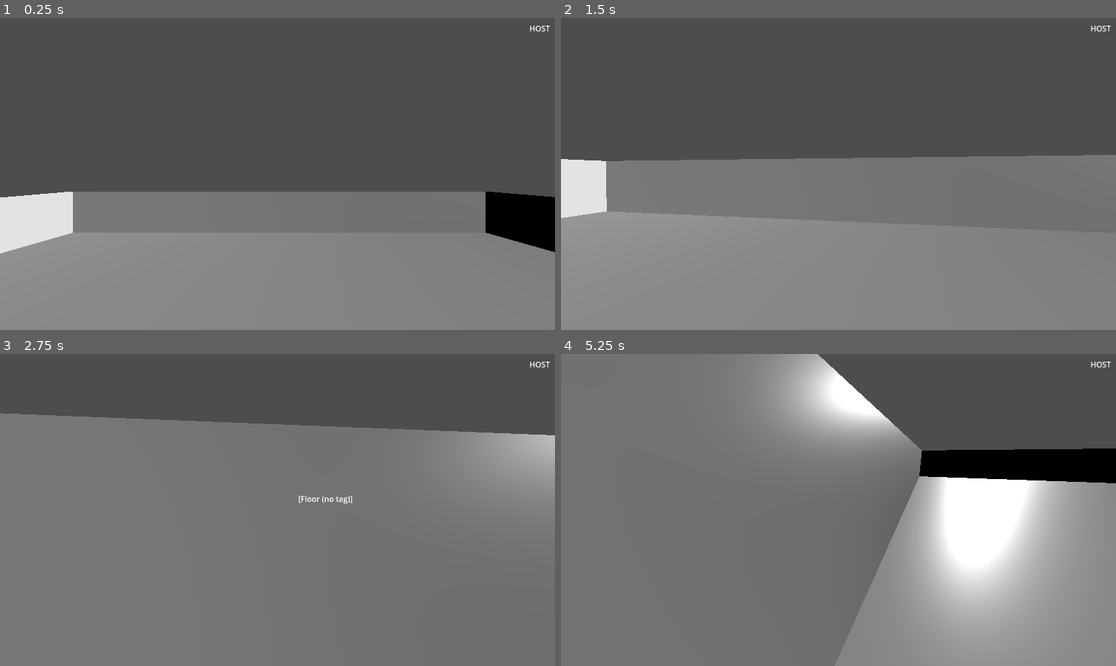
Above: before the commit, frames 1-4 (two rows, left to right).
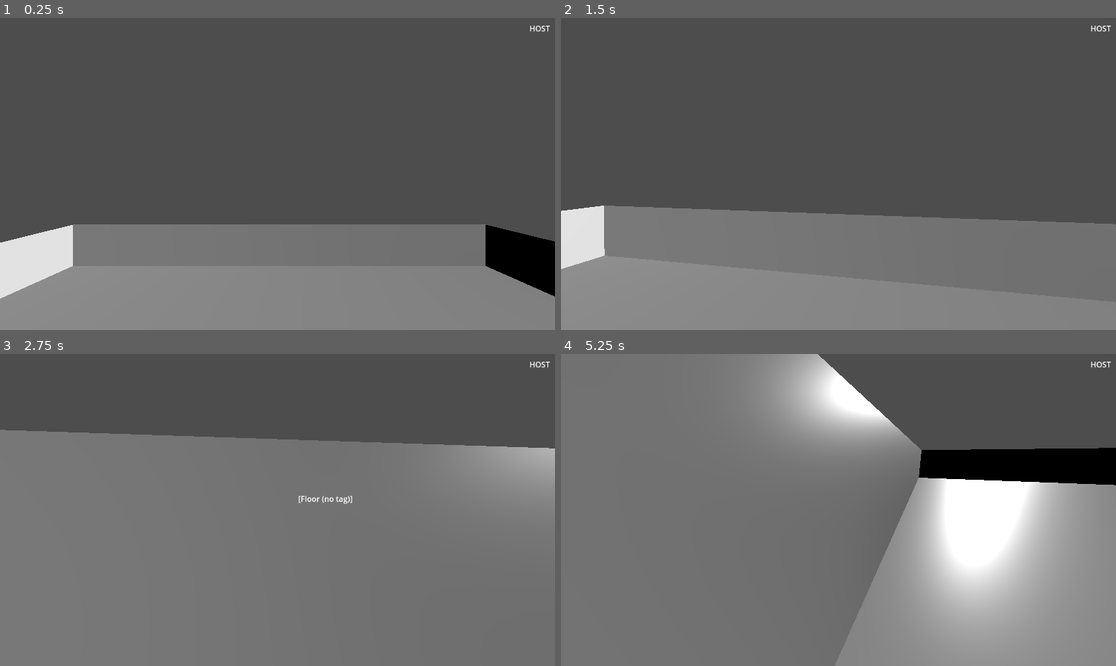
Above: after the commit, the same moments.

Repository: gonkhub/Crater
Game: Godot game, scene res://world.tscn
Two runs of this game, one before a commit and one after it. Both use one fixed random seed, a clock stepped at 60 frames per second and the inputs below. This scene is started directly instead of the project's main scene.
Inputs (mouse positions are in pixels of both pictures, inside the frame that each line leads up to):
- Up to frame 1 (0.25 s): no input
- Up to frame 2 (1.5 s): tap Enter at 0.5 s; move the mouse to (866, 174) at 0.52 s; hold Shift (slide) 0.53-1.28 s; hold W (up) from 0.53 s (still down); click (866, 174) at 0.67 s; tap Space (jump) at 0.77 s; move the mouse to (810, 174) at 1.27 s; tap Shift (slide) at 1.35 s; click (810, 174) at 1.42 s
- Up to frame 3 (2.75 s): keep holding W (up); tap Space (jump) at 1.52 s; move the mouse to (288, 503) at 2.02 s; hold Shift (slide) from 2.03 s (still down); tap Tab at 2.1 s; click (288, 503) at 2.17 s
- Up to frame 4 (5.25 s): move the mouse to (810, 572) at 2.77 s; release Shift (slide) at 2.78 s; tap Shift (slide) at 2.85, 4.55 s; click (810, 572) at 2.92 s; tap Space (jump) at 3.02, 3.77, 4.52 s; move the mouse to (1005, 556) at 3.52 s; release W (up) at 3.53 s; hold Shift (slide) 3.53-4.28 s; hold A (left) 3.53-5.03 s; click (1005, 556) at 3.67 s; move the mouse to (672, 463) at 4.27 s; tap Tab at 4.35 s; click (672, 463) at 4.42 s; move the mouse to (844, 510) at 5.02 s; hold W (up) from 5.03 s (still down); hold Shift (slide) from 5.03 s (still down); click (844, 510) at 5.17 s

The runs differ from the first frame. In frame 1, 14% of the frame differs, in the area x 0-100%, y 55-90%; in frame 2, 20%, in the area x 0-100%, y 43-81%; in frame 3, 4.7%; in frame 4, 0.2%.
Error after the commit: Parse Error: Static function "region_get_navigation_mesh()" not found in base "GDScriptNativeClass". (res://Objects/mushroom.gd:51)

Commit message:
Add holdable mushroom NPC that seeks the highest navmesh point
Mushroom is a CharacterBody3D with NavigationAgent3D. On ready it scans
all navmesh region vertices to find the world-highest walkable point and
pathfinds there, staying put once it arrives. If picked up and put down
elsewhere it automatically re-pathfinds.

Extends player.gd to hold CharacterBody3D objects (not just RigidBody3D):
takes/releases by toggling set_physics_process, with authority-aware
multiplayer sync so only the host re-enables NPC physics on release.

Co-Authored-By: Claude Sonnet 4.6 <noreply@anthropic.com>

Diff:
--- /dev/null
+++ b/Objects/mushroom.gd
@@ -0,0 +1,65 @@
+extends CharacterBody3D
+
+const SPEED = 2.0
+const GRAVITY_SCALE = 2.5
+
+@onready var nav_agent: NavigationAgent3D = $NavigationAgent3D
+
+var _target: Vector3
+var _has_target: bool = false
+
+func _ready():
+	if not is_multiplayer_authority():
+		set_physics_process(false)
+		return
+	await get_tree().physics_frame
+	var highest = _find_highest_nav_point()
+	if highest != Vector3.ZERO:
+		_target = highest
+		_has_target = true
+
+func _physics_process(delta):
+	var gravity = get_gravity() * GRAVITY_SCALE
+	if not is_on_floor():
+		velocity += gravity * delta
+
+	if _has_target:
+		nav_agent.set_target_position(_target)
+		if not nav_agent.is_navigation_finished():
+			var next_pos = nav_agent.get_next_path_position()
+			var dir = (next_pos - global_position).normalized()
+			velocity.x = dir.x * SPEED
+			velocity.z = dir.z * SPEED
+		else:
+			velocity.x = move_toward(velocity.x, 0, SPEED)
+			velocity.z = move_toward(velocity.z, 0, SPEED)
+	else:
+		velocity.x = move_toward(velocity.x, 0, SPEED)
+		velocity.z = move_toward(velocity.z, 0, SPEED)
+
+	move_and_slide()
+
+	if multiplayer.has_multiplayer_peer():
+		_sync_state.rpc(global_position, rotation.y)
+
+func _find_highest_nav_point() -> Vector3:
+	var map = get_world_3d().navigation_map
+	var regions = NavigationServer3D.map_get_regions(map)
+	var best: Vector3
+	var found := false
+	for region in regions:
+		var mesh = NavigationServer3D.region_get_navigation_mesh(region)
+		if mesh == null:
+			continue
+		var xform = NavigationServer3D.region_get_transform(region)
+		for v in mesh.get_vertices():
+			var world_v: Vector3 = xform * v
+			if not found or world_v.y > best.y:
+				best = world_v
+				found = true
+	return best if found else Vector3.ZERO
+
+@rpc("authority", "unreliable_ordered")
+func _sync_state(pos: Vector3, body_y: float):
+	global_position = pos
+	rotation.y = body_y
--- /dev/null
+++ b/Objects/mushroom.tscn
@@ -0,0 +1,50 @@
+[gd_scene load_steps=9 format=4 uid="uid://mush001scn01"]
+
+[ext_resource type="Script" path="res://Objects/mushroom.gd" id="1_mush0"]
+[ext_resource type="Script" path="res://interactable.gd" id="2_inter0"]
+[ext_resource type="Script" path="res://holdable.gd" id="3_hold0"]
+
+[sub_resource type="StandardMaterial3D" id="SM_stalk"]
+albedo_color = Color(0.82, 0.72, 0.54, 1)
+
+[sub_resource type="StandardMaterial3D" id="SM_cap"]
+albedo_color = Color(0.85, 0.15, 0.1, 1)
+
+[sub_resource type="CylinderMesh" id="CylinderMesh_stalk"]
+material = SubResource("SM_stalk")
+top_radius = 0.08
+bottom_radius = 0.14
+height = 0.5
+
+[sub_resource type="SphereMesh" id="SphereMesh_cap"]
+material = SubResource("SM_cap")
+radius = 0.3
+height = 0.6
+
+[sub_resource type="CapsuleShape3D" id="CapsuleShape3D_mush"]
+radius = 0.25
+height = 0.9
+
+[node name="mushroom" type="CharacterBody3D"]
+script = ExtResource("1_mush0")
+
+[node name="Stalk" type="MeshInstance3D" parent="."]
+transform = Transform3D(1, 0, 0, 0, 1, 0, 0, 0, 1, 0, 0.25, 0)
+mesh = SubResource("CylinderMesh_stalk")
+
+[node name="Cap" type="MeshInstance3D" parent="."]
+transform = Transform3D(1, 0, 0, 0, 1, 0, 0, 0, 1, 0, 0.6, 0)
+mesh = SubResource("SphereMesh_cap")
+
+[node name="CollisionShape3D" type="CollisionShape3D" parent="."]
+transform = Transform3D(1, 0, 0, 0, 1, 0, 0, 0, 1, 0, 0.45, 0)
+shape = SubResource("CapsuleShape3D_mush")
+
+[node name="NavigationAgent3D" type="NavigationAgent3D" parent="."]
+
+[node name="Interactable" type="Node" parent="."]
+script = ExtResource("2_inter0")
+display_name = "Mushroom"
+
+[node name="Holdable" type="Node" parent="."]
+script = ExtResource("3_hold0")
--- a/player.gd
+++ b/player.gd
@@ -18,7 +18,7 @@
 
 var sliding := false
 var tab_mode := false
-var held_object: RigidBody3D = null
+var held_object: PhysicsBody3D = null
 var held_interactable: Interactable = null
 var held_holdable: Holdable = null
 var punch_offset: float = 0.0
@@ -241,6 +241,19 @@
 				tab_mode = false
 				if not (_hud and _hud.pause_overlay.visible):
 					Input.set_mouse_mode(Input.MOUSE_MODE_CAPTURED)
+			elif target is CharacterBody3D and holdable:
+				held_object = target
+				held_interactable = _find_interactable(target)
+				held_holdable = holdable
+				if target.is_multiplayer_authority():
+					target.set_physics_process(false)
+				if held_interactable:
+					held_interactable.is_held = true
+				if _is_mp_connected():
+					_sync_take_object.rpc(str(held_object.get_path()))
+				tab_mode = false
+				if not (_hud and _hud.pause_overlay.visible):
+					Input.set_mouse_mode(Input.MOUSE_MODE_CAPTURED)
 		_:
 			var interactable = _find_interactable(target)
 			if interactable:
@@ -259,10 +272,16 @@
 func _release_object():
 	if not held_object:
 		return
-	held_object.freeze = false
-	held_object.linear_velocity = velocity
-	if _is_mp_connected():
-		_sync_release_object.rpc(str(held_object.get_path()), held_object.global_position, velocity)
+	if held_object is RigidBody3D:
+		held_object.freeze = false
+		held_object.linear_velocity = velocity
+		if _is_mp_connected():
+			_sync_release_object.rpc(str(held_object.get_path()), held_object.global_position, velocity)
+	elif held_object is CharacterBody3D:
+		if held_object.is_multiplayer_authority():
+			held_object.set_physics_process(true)
+		if _is_mp_connected():
+			_sync_release_object.rpc(str(held_object.get_path()), held_object.global_position, Vector3.ZERO)
 	if held_interactable:
 		held_interactable.is_held = false
 	_reset_held_state()
@@ -307,12 +326,18 @@
 	if not held_object:
 		return
 	print("[throw] player %d threw '%s'" % [multiplayer.get_unique_id(), held_object.name])
-	var throw_dir = -camera.global_transform.basis.z
-	var throw_vel = velocity + throw_dir * THROW_SPEED
-	held_object.freeze = false
-	held_object.linear_velocity = throw_vel
-	if _is_mp_connected():
-		_sync_release_object.rpc(str(held_object.get_path()), held_object.global_position, throw_vel)
+	if held_object is RigidBody3D:
+		var throw_dir = -camera.global_transform.basis.z
+		var throw_vel = velocity + throw_dir * THROW_SPEED
+		held_object.freeze = false
+		held_object.linear_velocity = throw_vel
+		if _is_mp_connected():
+			_sync_release_object.rpc(str(held_object.get_path()), held_object.global_position, throw_vel)
+	elif held_object is CharacterBody3D:
+		if held_object.is_multiplayer_authority():
+			held_object.set_physics_process(true)
+		if _is_mp_connected():
+			_sync_release_object.rpc(str(held_object.get_path()), held_object.global_position, Vector3.ZERO)
 	if held_interactable:
 		held_interactable.is_held = false
 	_reset_held_state()
@@ -362,8 +387,14 @@
 		var interactable = _find_interactable(obj)
 		if interactable:
 			interactable.is_held = true
+	elif obj is CharacterBody3D:
+		if obj.is_multiplayer_authority():
+			obj.set_physics_process(false)
+		var interactable = _find_interactable(obj)
+		if interactable:
+			interactable.is_held = true
 	else:
-		push_warning("[sync] _sync_take_object: node not found or not RigidBody3D: %s" % obj_path)
+		push_warning("[sync] _sync_take_object: node not found or unsupported type: %s" % obj_path)
 
 @rpc("any_peer", "unreliable_ordered")
 func _sync_held_object(obj_path: String, xform: Transform3D):
@@ -381,6 +412,13 @@
 		var interactable = _find_interactable(obj)
 		if interactable:
 			interactable.is_held = false
+	elif obj is CharacterBody3D:
+		obj.global_position = pos
+		if obj.is_multiplayer_authority():
+			obj.set_physics_process(true)
+		var interactable = _find_interactable(obj)
+		if interactable:
+			interactable.is_held = false
 	else:
 		push_warning("[sync] _sync_release_object: node not found: %s" % obj_path)
 
--- a/world.tscn
+++ b/world.tscn
@@ -2,7 +2,7 @@
 
 [ext_resource type="Script" path="res://world.gd" id="3_worldg"]
 [ext_resource type="PackedScene" path="res://Objects/adio.tscn" id="4_adio0"]
-[ext_resource type="PackedScene" uid="uid://dnpc001npc01" path="res://Objects/npc.tscn" id="5_npc000"]
+[ext_resource type="PackedScene" uid="uid://mush001scn01" path="res://Objects/mushroom.tscn" id="5_mush0"]
 
 [sub_resource type="Environment" id="Environment_bta2e"]
 background_mode = 2
@@ -131,5 +131,5 @@
 [node name="adio" parent="." instance=ExtResource("4_adio0")]
 transform = Transform3D(1, 0, 0, 0, 1, 0, 0, 0, 1, 0.375314, 0.40941, 3.45408)
 
-[node name="Villager" parent="." instance=ExtResource("5_npc000")]
-transform = Transform3D(1, 0, 0, 0, 1, 0, 0, 0, 1, 3, 2, 3)
+[node name="Mushroom" parent="." instance=ExtResource("5_mush0")]
+transform = Transform3D(1, 0, 0, 0, 1, 0, 0, 0, 1, 0, 2, 0)
